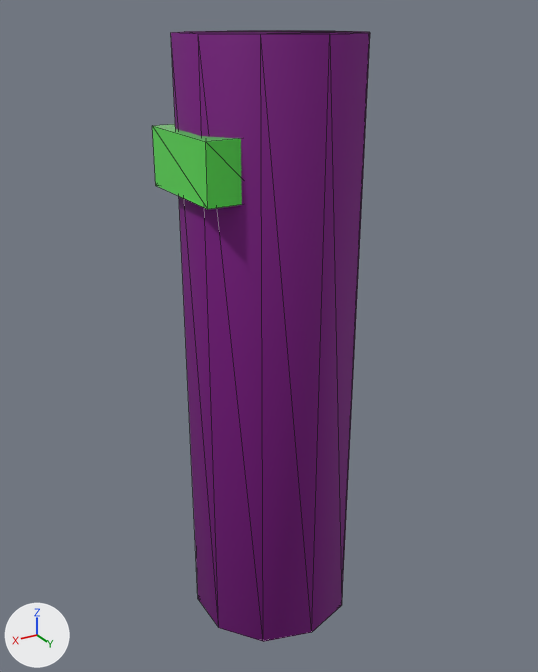
A saved change to the glTF model KoP_3D/assets/characters/enemy.glb.
Rendered twice from a 50 mm lens placed at (1.07, 1.764, 0.939), pointed at (0.008, -0.007, 0.054). Every picture has the same lights, and +X, +Y and +Z are marked at lower left. The older version comes first. Mesh edges are drawn as thin lines. Where no turn or scale is listed for an object, it has been applied to the vertices.
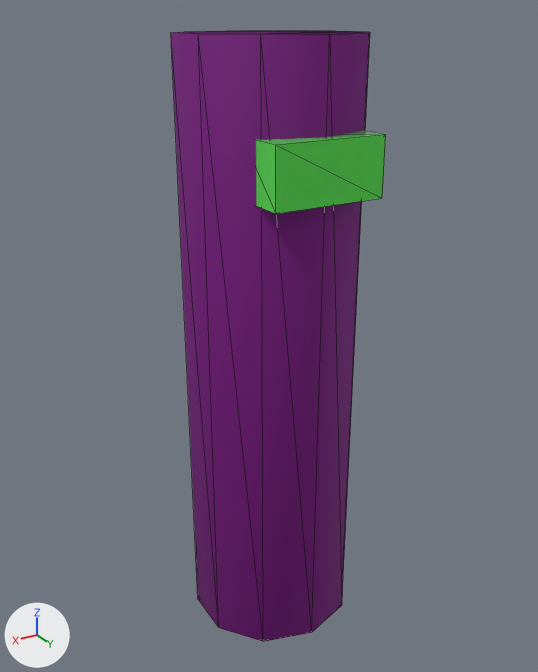
Changed parts and their boxes (x1, y1, x2, y2) in the pictures (538 x 672 px):
'Cube', moved, turned: before (152, 124, 242, 209); after (256, 130, 386, 214)

What changed in the scene script:
```text
Change ob_cube:
    ob_cube.location: (0.2, 0.0, 0.588) -> (0.003, 0.202, 0.588)
    ob_cube.rotation_euler: (0.0, 0.0, 0.0) -> (0.0, 0.0, 1.571)  # degrees (0, 0, 0) -> degrees (0, 0, 90)
```
